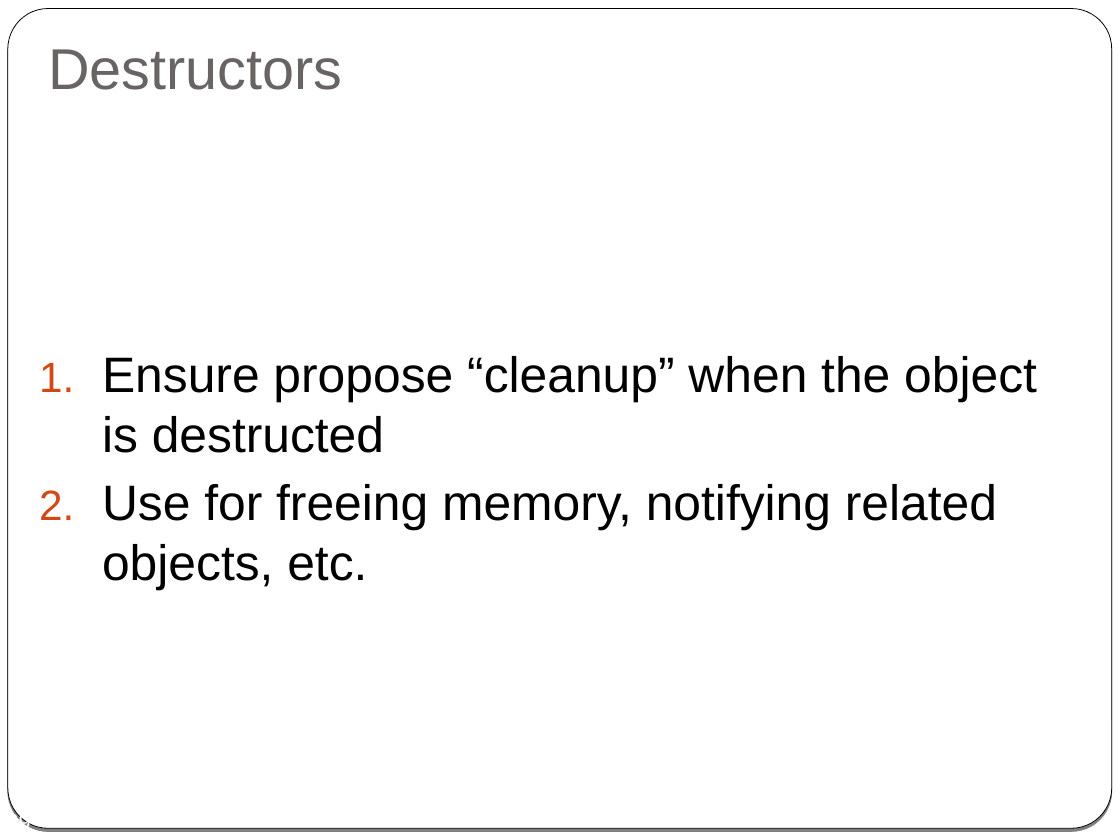
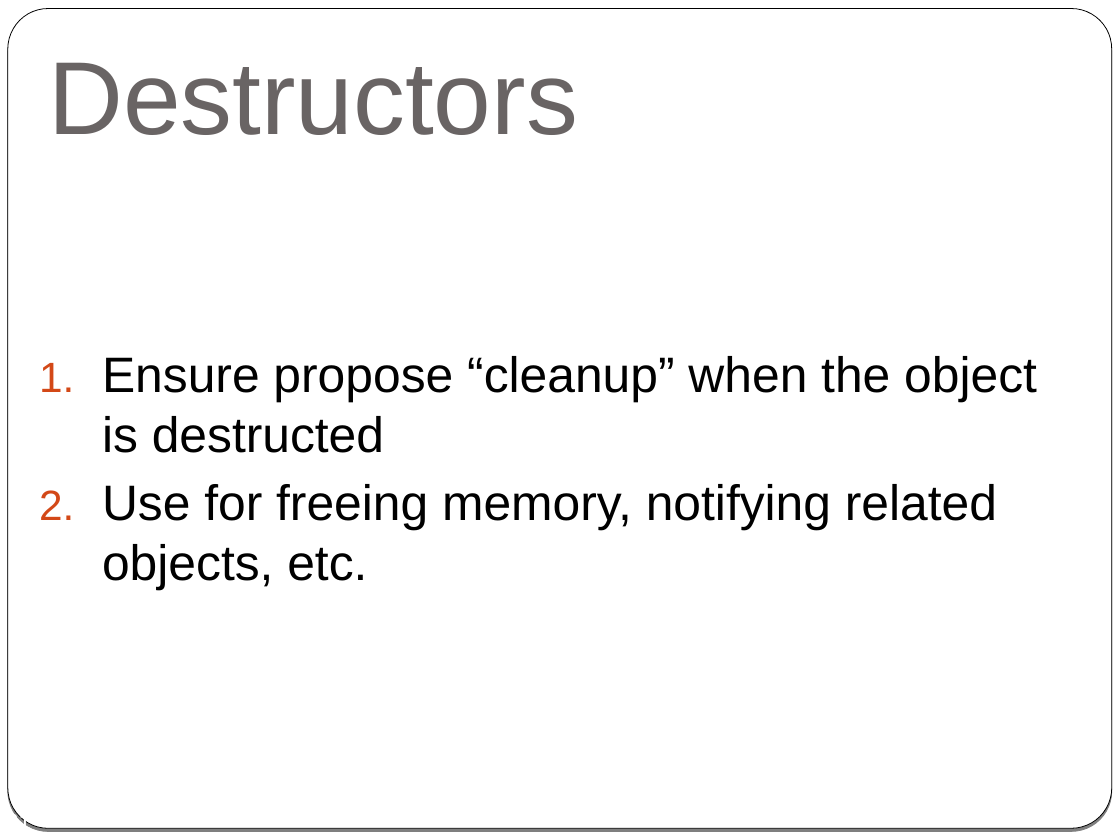
Before and after one commit to cpp-at-ariel/cpp-5778, a slide deck: slide 31 of week02-classes-constructors-destructors/slides.odp (slide 39 before the commit). Drawn at 1120x840 pixels with LibreOffice and Linux fonts; fonts in the diff are those of the drawing. Boxes give left, top, right and bottom in pixels: in the first picture for what was removed or moved away, otherwise in the second. Text is boxed around its words. In the diff, an @@ line names an element or a change of style, - is before the commit and + after.

```diff
--- a/week02-classes-constructors-destructors/slides.odp
+++ b/week02-classes-constructors-destructors/slides.odp
@@ title "Destructors" at bbox=[48, 62, 578, 135]: size 37 to 66.6 pt; line spacing 0.8 to 0.9 @@
@@ page number at bbox=[6, 812, 30, 827]: text changed @@
-39
+31
```
Also in this commit, not shown: 7 other slides changed, 8 slides removed, 16 other files.
